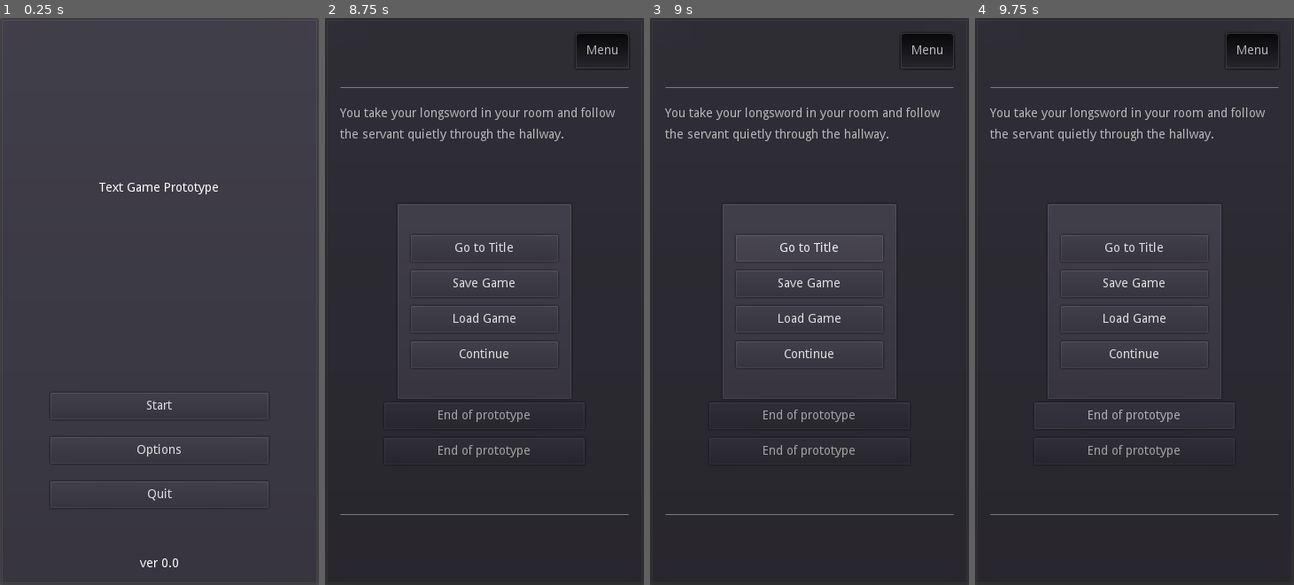
Above: before the commit, frames 1-4 (left to right).
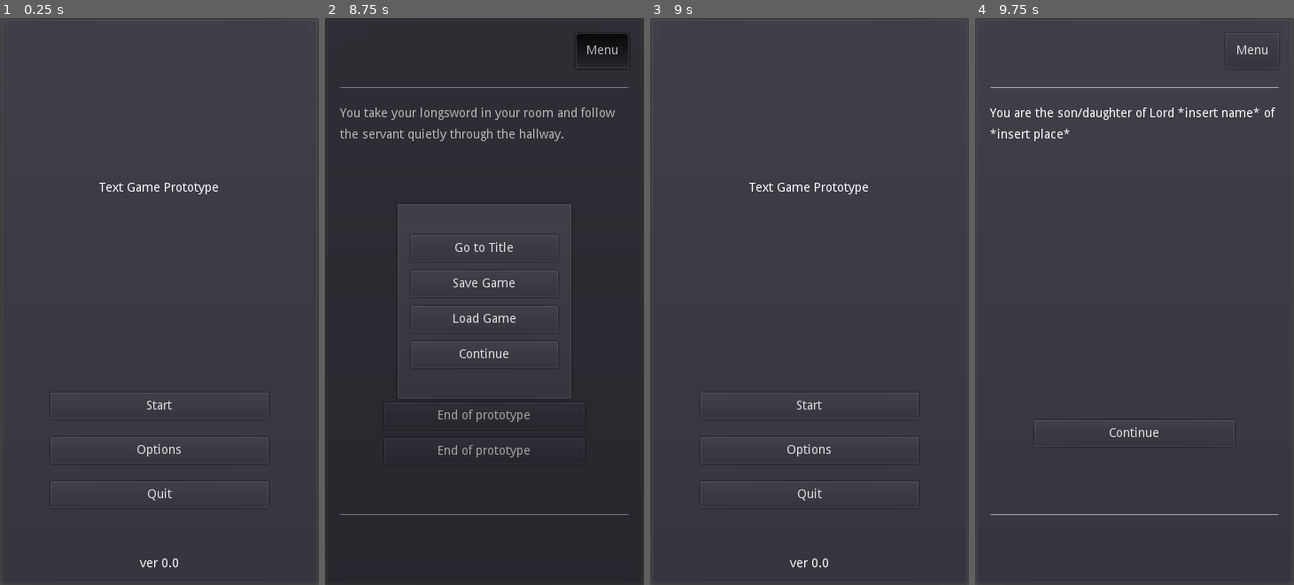
Above: after the commit, the same moments.

Repository: philipuriarte/A-Churchyard-of-Orphans
Game: Godot game, scene res://scenes/main.tscn
Same seed, same stepped clock (60 frames per second), same inputs: the game is played once before the commit and once after it.
Inputs (mouse positions are in pixels of both pictures, inside the frame that each line leads up to):
- Up to frame 1 (0.25 s): no input
- Up to frame 2 (8.75 s): click "Start" at 0.5 s; click "Continue" at 1.25 s; click "Open the door" at 2 s; click "Follow the servant quietly" at 2.75 s; click "End of prototype" at 3.5 s; click "End of prototype" at 4.25 s; click "End of prototype" at 5 s; click "End of prototype" at 5.75 s; click "End of prototype" at 6.5 s; click "End of prototype" at 7.25 s; click "Menu" at 8 s
- Up to frame 3 (9 s): click "Go to Title" at 8.75 s
- Up to frame 4 (9.75 s): click (1134, 403) at 9.5 s, where only the run after the commit has a clickable "Start"

Frames 1-2 are identical in both runs. In frame 3, 6.8% of the frame differs, in the area x 0-100%, y 0-97%; in frame 4, 5.3%.

Commit message:
Add TitleButton signal and code

Diff:
--- a/logic/popup_menu.gd
+++ b/logic/popup_menu.gd
@@ -1,4 +1,6 @@
 extends Popup
 
-func _ready() -> void:
-	pass
+
+func _on_TitleButton_pressed() -> void:
+# warning-ignore:return_value_discarded
+	get_tree().change_scene("res://scenes/title_screen.tscn")
--- a/scenes/game_screen.tscn
+++ b/scenes/game_screen.tscn
@@ -48,7 +48,6 @@
 
 [node name="PopupMenu" parent="MarginContainer/MainCointainer/TopContainer/MenuButton" instance=ExtResource( 3 )]
 unique_name_in_owner = true
-visible = false
 
 [node name="TopSeparator" type="HSeparator" parent="MarginContainer/MainCointainer"]
 margin_top = 60.0
--- a/scenes/popup_menu.tscn
+++ b/scenes/popup_menu.tscn
@@ -76,3 +76,5 @@
 rect_min_size = Vector2( 0, 30 )
 focus_mode = 0
 text = "Continue"
+
+[connection signal="pressed" from="MenuScreenContainer/MenuScreen/MenuMargin/MenuContainer/TitleButton" to="." method="_on_TitleButton_pressed"]
